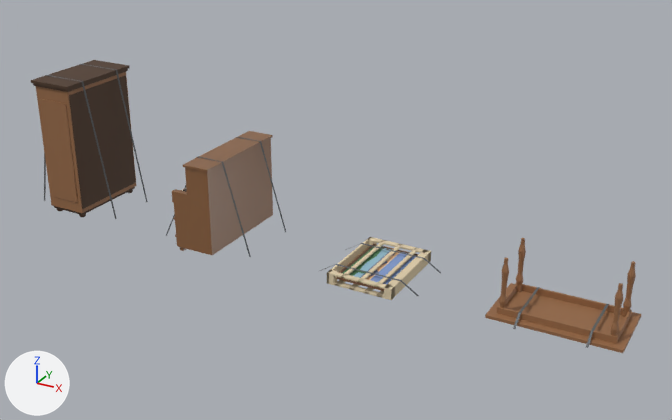
Before and after pictures for a commit that changed the Blender file assets/models/src/household.blend.
Rendered twice from a 50 mm lens placed at (9.46, -9.64, 5.56), pointed at (4.1, 0.09, 0.69). The lights are fixed; the arrows at lower left show +X, +Y and +Z. The first picture is the older version.

In view in the first picture: 'DiningTable', 'FramedArtwork', 'UprightPiano', 'Wardrobe'.
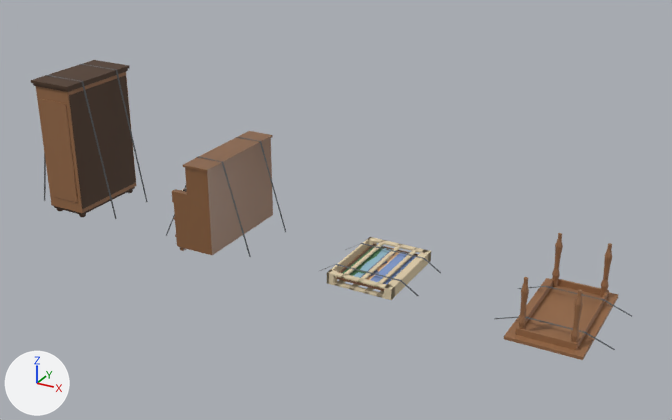
The edits, one by one:
me_diningtable is used by ob_diningtable; location (7.2, 0.0, 0.0).
me_diningtable had 304 vertices, 259 faces and spanned x -0.8..0.8, y -0.53..0.53, z 0.0..0.75.
me_diningtable now has 304 vertices, 259 faces and spans x -0.7..0.7, y -0.8..0.8, z 0.0..0.75.
me_diningtable part 1: the loose piece of 8 vertices spanning x -0.8..0.8, y -0.45..0.45, z 0.0..0.04 is scaled about its middle by (0.562, 1.78, 1).
me_diningtable part 2: the loose piece of 64 vertices spanning x -0.7..-0.6, y -0.35..-0.25, z 0.04..0.75 is moved by (0.35, -0.35, 0.0).
me_diningtable part 3: the loose piece of 64 vertices spanning x -0.7..-0.6, y 0.25..0.35, z 0.04..0.75 is moved by (0.35, 0.35, 0.0).
me_diningtable part 4: the loose piece of 64 vertices spanning x 0.6..0.7, y -0.35..-0.25, z 0.04..0.75 is moved by (-0.35, -0.35, 0.0).
me_diningtable part 5: the loose piece of 64 vertices spanning x 0.6..0.7, y 0.25..0.35, z 0.04..0.75 is moved by (-0.35, 0.35, 0.0).
me_diningtable part 6: a new loose piece of 24 vertices spanning x -0.35..0.35, y -0.7..0.7, z 0.04..0.12, in mat_furnwood (brown #956945).
Part 7, on me_diningtable:
40 vertices are removed from x -0.7..0.7, y -0.53..0.53, z 0.0..0.12.
26 faces are deleted.
16 vertices are added at x -0.7..0.7, y -0.44..0.44, z 0.0..0.12.
6 new faces join them, mat_strap (dark grey #55595d).

Changed parts and their boxes (x1, y1, x2, y2) in the pictures (672 x 420 px; the box of a moved part takes in the faces that stretch with it):
'DiningTable', reshaped (12% narrower, 10% taller): before (485, 238, 642, 353); after (494, 233, 632, 360)
part 1 of me_diningtable, moved or reshaped: before (485, 283, 642, 353); after (504, 278, 619, 360)
part 2 of me_diningtable, moved or reshaped: before (499, 257, 509, 308); after (518, 277, 529, 329)
part 3 of me_diningtable, moved or reshaped: before (516, 238, 526, 292); after (552, 233, 563, 287)
part 4 of me_diningtable, moved or reshaped: before (611, 283, 623, 336); after (571, 289, 583, 343)
part 5 of me_diningtable, moved or reshaped: before (623, 261, 636, 318); after (600, 243, 612, 298)
part 6 of me_diningtable, added (brown): after (515, 277, 609, 350)
part 7 of me_diningtable, cut back: before (497, 284, 632, 348); after (494, 286, 632, 350)
